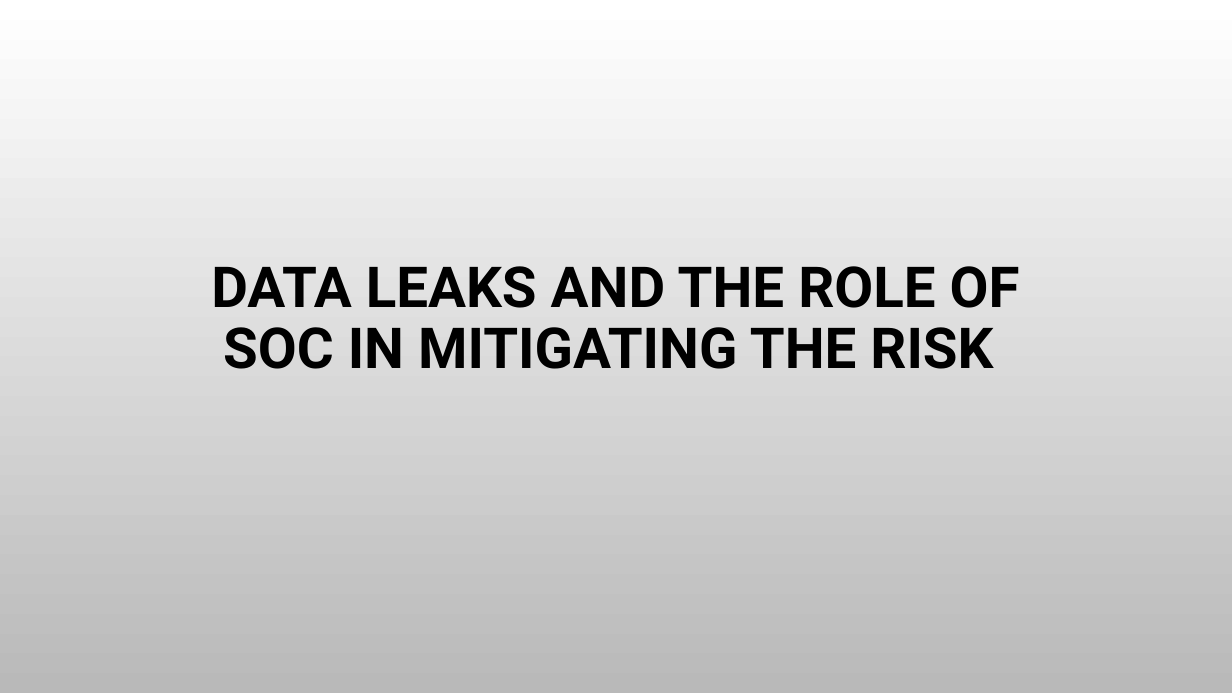
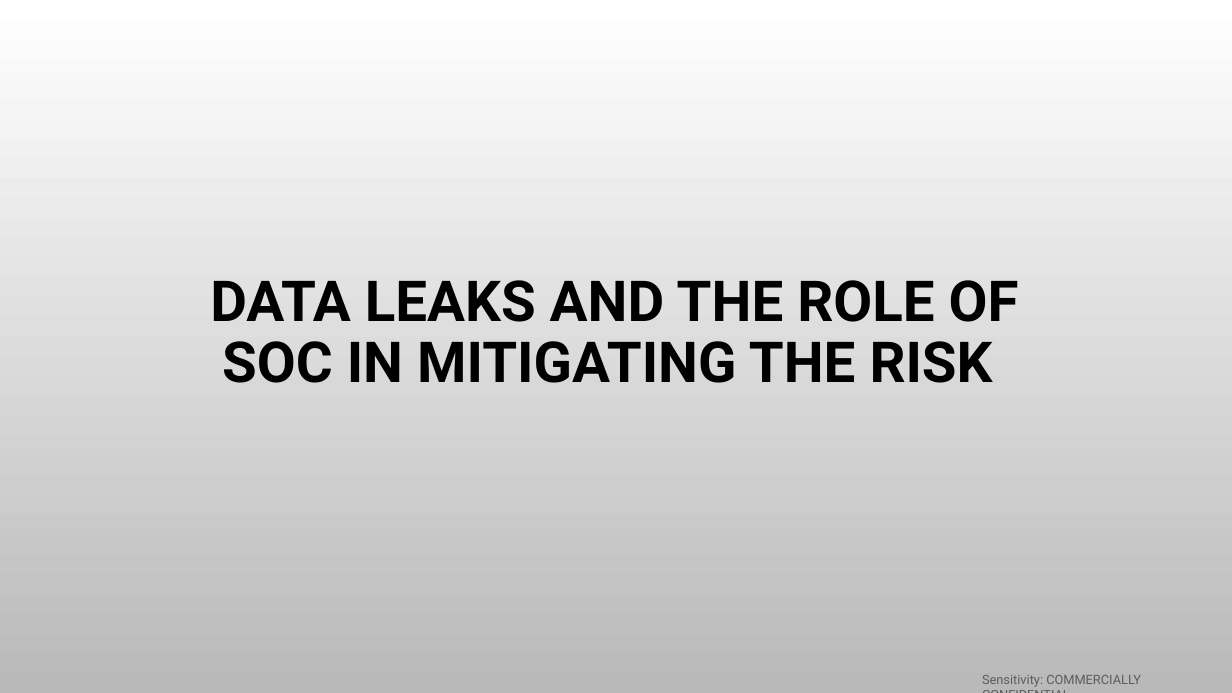
Before and after one commit to adeniran-adebowale07/patient_mgt_system, a slide deck: slide 1 of Data Leaks.pptx. Drawn at 1232x693 pixels with LibreOffice and Linux fonts; fonts in the diff are those of the drawing; background and template pictures are left out. Boxes give left, top, right and bottom in pixels: in the first picture for what was removed or moved away, otherwise in the second. Text is boxed around its words. In the diff, an @@ line names an element or a change of style, - is before the commit and + after.

```diff
--- a/Data Leaks.pptx
+++ b/Data Leaks.pptx
@@ title "DATA LEAKS AND THE ROLE ...": place and size @@
-title "DATA LEAKS AND THE ROLE ..." at <box>211,266,1020,369</box>
+title "DATA LEAKS AND THE ROLE ..." at <box>210,280,1019,383</box>
@@ text added at <box>982,675,1141,687</box>, 10 pt, text #000000 at 50% opacity @@
+Sensitivity: COMMERCIALLY CONFIDENTIAL
```
Also in this commit, not shown: 2 other slides changed, 25 slides added, 24 slides removed, 1 other file.
